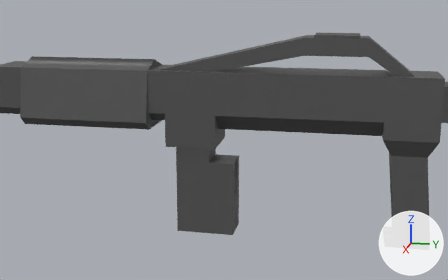
The FBX model Assets/Models/Rifle.fbx: old version first, new version second.
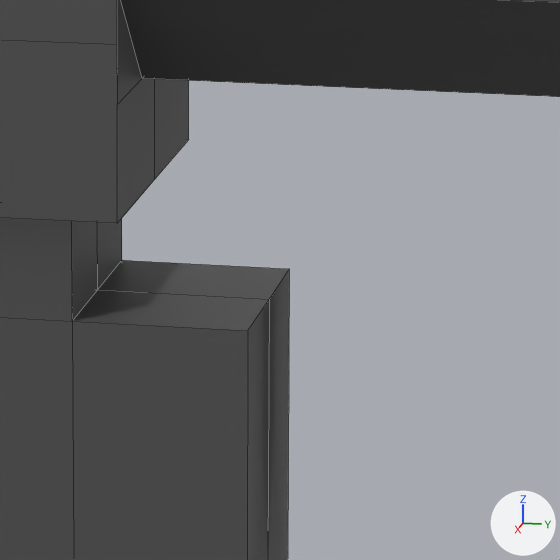
Each version is shown from a camera (50 mm lens) standing at (0.7192, -0.0713, 0.2939) and looking at (-0.017, -0.2186, 0.1099), then close up on the part from 44% to 62% of the width and 42% to 70% of the height. Lighting does not change. The marker at lower right points along +X, +Y and +Z. The close-ups show mesh edges as thin lines. Where no turn or scale is listed for an object, it has been applied to the vertices.

The first close-up shows 'Magazine', 'Rifle'.
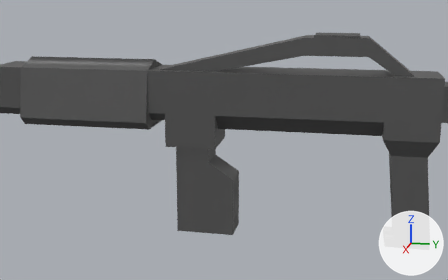
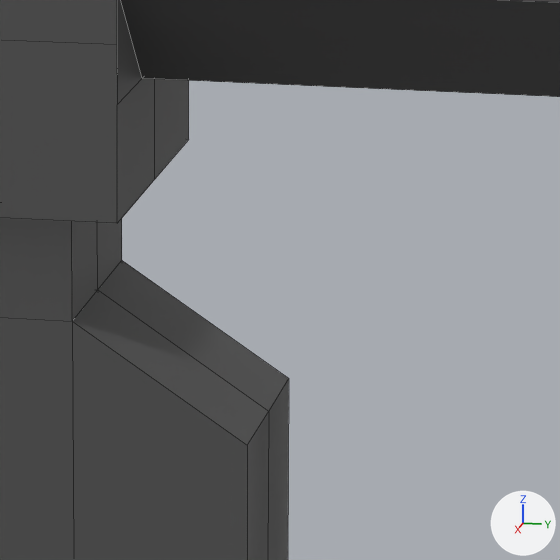
What differs and where, as boxes (x1, y1, x2, y2) in the close-ups (560 x 560 px; the box of a moved part takes in the faces that stretch with it):
part 1 of me_magazine_001, moved or reshaped
    before: (72, 260, 289, 560)
    after: (72, 261, 289, 560)

The edits, one by one:
me_magazine_001 has 24 vertices, 24 faces and spans x -0.02..0.02, y -0.27..-0.2, z 0.0..0.11.
me_magazine_001 is used by ob_magazine; location (0.0, 0.0, 0.0).
Before the commit, vertices of me_magazine_001: 6 (0.02, -0.2, 0.09) at pixel (247, 330), 20 (-0.02, -0.2, 0.09) at pixel (289, 268), 21 (0.0, -0.2, 0.09) at pixel (269, 299).
Part 1, on me_magazine_001:
Vertices 6, 20, 21 of me_magazine_001 move by (0.0, 0.0, -0.02).
